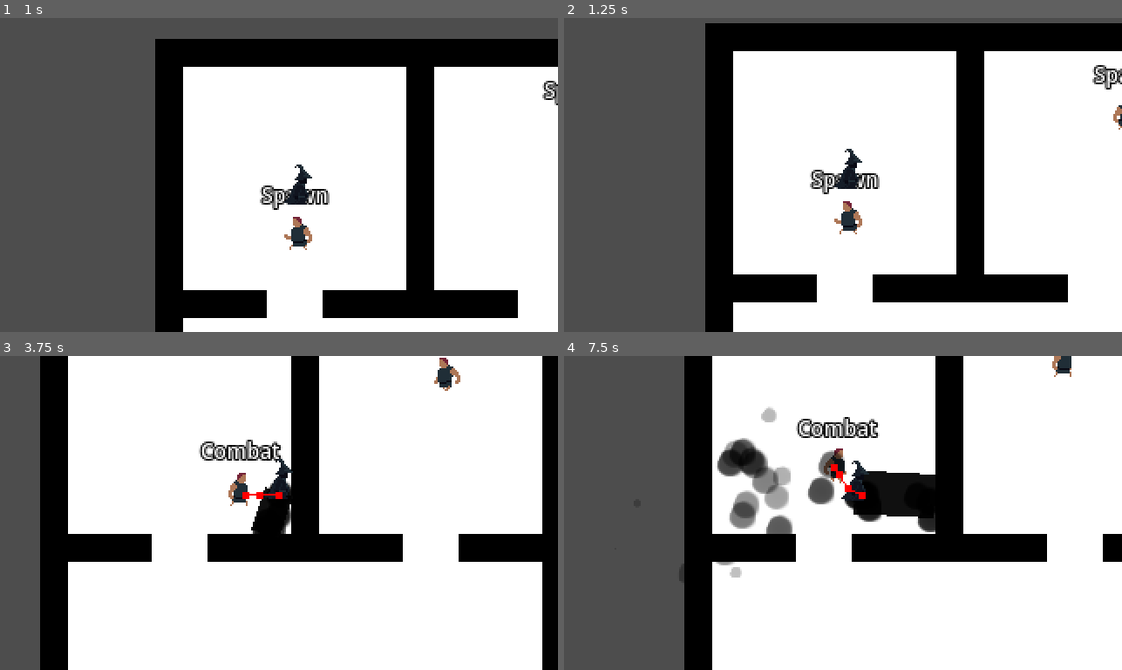
Above: before the commit, frames 1-4 (two rows, left to right).
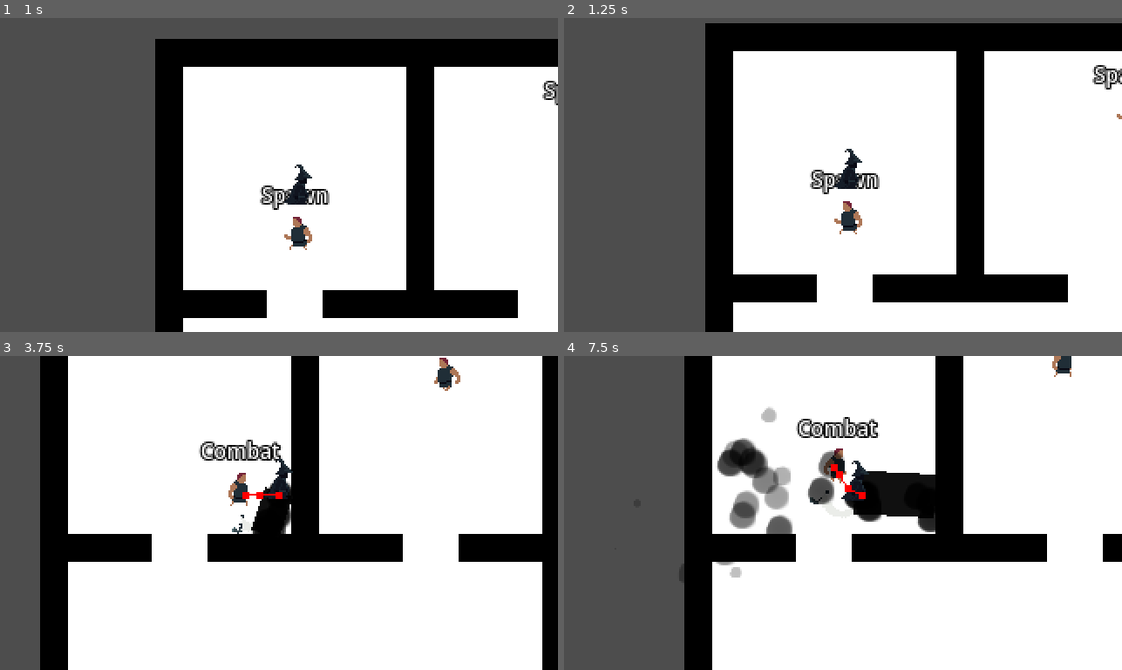
Above: after the commit, the same moments.

Repository: vyxul/Shadow-Eclipse
Game: Godot game, scene res://GameFiles/Scenes/Menu/StartScreen.tscn
Same seed, same stepped clock (60 frames per second), same inputs: the game is played once before the commit and once after it.
Inputs (mouse positions are in pixels of both pictures, inside the frame that each line leads up to):
- Up to frame 1 (1 s): click (239, 266) at 0.5 s
- Up to frame 2 (1.25 s): no input
- Up to frame 3 (3.75 s): move the mouse to (401, 497) at 1.27 s; hold D (right) 1.28-2.03 s; tap R (r) at 1.35, 2.3, 3.6 s; tap X (x) at 1.55, 2.1, 3.05 s; move the mouse to (167, 528) at 2.02 s; hold S (down) 2.03-2.78 s; move the mouse to (334, 443) at 2.77 s; hold D (right) 2.78-3.53 s; click (334, 443) at 2.85 s; move the mouse to (251, 575) at 3.52 s; hold W (up) from 3.53 s (still down)
- Up to frame 4 (7.5 s): move the mouse to (1010, 560) at 4.27 s; release W (up) at 4.28 s; hold A (left) 4.28-5.78 s; right-click (1010, 560) at 4.35 s; tap X (x) at 4.55, 5.85, 7.35 s; move the mouse to (675, 465) at 5.02 s; tap Shift (shift) at 5.1 s; tap R (r) at 5.3, 6.6 s; move the mouse to (870, 513) at 5.77 s; hold S (down) 5.78-6.53 s; move the mouse to (759, 434) at 6.52 s; hold D (right) 6.53-7.28 s; move the mouse to (965, 497) at 7.27 s; hold W (up) from 7.28 s (still down)

Frame 1 is identical in both runs. In frame 2, less than 0.1% of the frame differs, in the area x 98-100%, y 27-36%; in frame 3, less than 0.1%; in frame 4, less than 0.1%.

Commit message:
Added enemy attack to bandit

Diff:
--- a/GameFiles/Game Objects/Characters/NPC/bandit.tscn
+++ b/GameFiles/Game Objects/Characters/NPC/bandit.tscn
@@ -1,9 +1,10 @@
-[gd_scene load_steps=23 format=3 uid="uid://dimxkh5vbaxfx"]
+[gd_scene load_steps=25 format=3 uid="uid://dimxkh5vbaxfx"]
 
 [ext_resource type="Script" path="res://GameFiles/Game Objects/Characters/NPC/npc.gd" id="1_eque4"]
 [ext_resource type="Texture2D" uid="uid://uua45kiiiyr8" path="res://GameFiles/Assets/Art/Enemies/bandit/bandit_spritesheet.png" id="2_esfb5"]
 [ext_resource type="PackedScene" uid="uid://b25iseq2d0dnd" path="res://GameFiles/Game Objects/Components/health_component.tscn" id="2_qnwby"]
 [ext_resource type="PackedScene" uid="uid://crnse58x3gauc" path="res://GameFiles/Game Objects/Components/conversion_component.tscn" id="3_12554"]
+[ext_resource type="PackedScene" uid="uid://c1vd2dg80c1sj" path="res://GameFiles/Game Objects/Components/npc_attack_component.tscn" id="4_ik222"]
 [ext_resource type="PackedScene" uid="uid://ydmxubnmay2o" path="res://GameFiles/Game Objects/Components/hurtbox_component.tscn" id="4_nn6pb"]
 [ext_resource type="PackedScene" uid="uid://bx64g1nxqnxx8" path="res://GameFiles/Game Objects/Components/search_radius.tscn" id="5_46yan"]
 [ext_resource type="PackedScene" uid="uid://bxk0ha72ft7ep" path="res://GameFiles/Scenes/States/state_machine.tscn" id="5_ibxij"]
@@ -40,6 +41,18 @@
 "update": 1,
 "values": [0]
 }
+tracks/2/type = "value"
+tracks/2/imported = false
+tracks/2/enabled = true
+tracks/2/path = NodePath("Sprite2D:modulate")
+tracks/2/interp = 1
+tracks/2/loop_wrap = true
+tracks/2/keys = {
+"times": PackedFloat32Array(0),
+"transitions": PackedFloat32Array(1),
+"update": 0,
+"values": [Color(1, 1, 1, 1)]
+}
 
 [sub_resource type="Animation" id="Animation_erqdk"]
 resource_name = "spawn"
@@ -120,6 +133,18 @@
 "transitions": PackedFloat32Array(1, 1, 1, 1, 1, 1, 1, 1),
 "update": 1,
 "values": [24, 25, 26, 27, 28, 29, 30, 31]
+}
+tracks/1/type = "value"
+tracks/1/imported = false
+tracks/1/enabled = true
+tracks/1/path = NodePath("Sprite2D:modulate")
+tracks/1/interp = 1
+tracks/1/loop_wrap = true
+tracks/1/keys = {
+"times": PackedFloat32Array(0, 0.1, 0.3),
+"transitions": PackedFloat32Array(1, 1, 1),
+"update": 0,
+"values": [Color(1, 1, 1, 1), Color(1, 0, 0, 1), Color(1, 1, 1, 1)]
 }
 
 [sub_resource type="AnimationLibrary" id="AnimationLibrary_ymy1q"]
@@ -136,18 +161,20 @@
 radius = 4.0
 height = 14.0
 
+[sub_resource type="CircleShape2D" id="CircleShape2D_k8qed"]
+radius = 25.0
+
 [sub_resource type="CapsuleShape2D" id="CapsuleShape2D_c2tat"]
 radius = 9.0
 height = 26.0
 
-[node name="bandit" type="CharacterBody2D" node_paths=PackedStringArray("animation_player")]
+[node name="bandit" type="CharacterBody2D"]
 collision_layer = 2
 collision_mask = 3
 motion_mode = 1
 wall_min_slide_angle = 0.0
 script = ExtResource("1_eque4")
 faction = 1
-animation_player = NodePath("AnimationPlayer")
 
 [node name="AnimationPlayer" type="AnimationPlayer" parent="."]
 libraries = {
@@ -162,6 +189,12 @@
 max_health_points = 3
 
 [node name="ConversionComponent" parent="." instance=ExtResource("3_12554")]
+
+[node name="NpcAttackComponent" parent="." instance=ExtResource("4_ik222")]
+attack_scene_path = "res://GameFiles/Game Objects/Characters/NPC/bandit_melee_attack.tscn"
+
+[node name="CollisionShape2D" type="CollisionShape2D" parent="NpcAttackComponent"]
+shape = SubResource("CircleShape2D_k8qed")
 
 [node name="HurtboxComponent" parent="." node_paths=PackedStringArray("health_component") instance=ExtResource("4_nn6pb")]
 collision_layer = 2
@@ -171,7 +204,7 @@
 [node name="CollisionShape2D" type="CollisionShape2D" parent="HurtboxComponent"]
 position = Vector2(0, -5)
 shape = SubResource("CapsuleShape2D_c2tat")
-debug_color = Color(0.992157, 0, 0.235294, 0.419608)
+debug_color = Color(0.839216, 0.384314, 0, 0.207843)
 
 [node name="SearchRadius" parent="." instance=ExtResource("5_46yan")]
 tracked_enemies_range = 110.0
@@ -195,8 +228,9 @@
 [node name="EnemyDeath" type="Node" parent="StateMachine"]
 script = ExtResource("9_rkc4m")
 
-[node name="EnemyCombat" type="Node" parent="StateMachine"]
+[node name="EnemyCombat" type="Node" parent="StateMachine" node_paths=PackedStringArray("npc_attack_component")]
 script = ExtResource("11_13o03")
+npc_attack_component = NodePath("../../NpcAttackComponent")
 move_speed = 20.0
 
 [node name="SpawnState" type="Node" parent="StateMachine"]
@@ -230,3 +264,6 @@
 hframes = 8
 vframes = 4
 region_rect = Rect2(23, 29, 16, 19)
+
+[node name="Marker2D" type="Marker2D" parent="."]
+position = Vector2(0, -2)
--- /dev/null
+++ b/GameFiles/Game Objects/Characters/NPC/bandit_melee_attack.tscn
@@ -0,0 +1,111 @@
+[gd_scene load_steps=8 format=3 uid="uid://bmq5j3ahv2uxn"]
+
+[ext_resource type="PackedScene" uid="uid://dapjt02jspsb" path="res://GameFiles/Game Objects/Components/hitbox_component.tscn" id="1_28x2u"]
+[ext_resource type="Script" path="res://GameFiles/Game Objects/Characters/NPC/npc_attack_scene.gd" id="1_qk60t"]
+[ext_resource type="Texture2D" uid="uid://cxyrfb1sb30ow" path="res://GameFiles/Assets/Art/Enemies/bandit/bandit_axe_attack_spritesheet.png" id="2_xvwvw"]
+
+[sub_resource type="RectangleShape2D" id="RectangleShape2D_0k5uf"]
+size = Vector2(42, 20)
+
+[sub_resource type="Animation" id="Animation_v0fe1"]
+resource_name = "attack"
+length = 0.41
+step = 0.05
+tracks/0/type = "value"
+tracks/0/imported = false
+tracks/0/enabled = true
+tracks/0/path = NodePath(".:frame")
+tracks/0/interp = 1
+tracks/0/loop_wrap = true
+tracks/0/keys = {
+"times": PackedFloat32Array(0, 0.05, 0.1, 0.15, 0.2, 0.25, 0.3, 0.35),
+"transitions": PackedFloat32Array(1, 1, 1, 1, 1, 1, 1, 1),
+"update": 1,
+"values": [0, 1, 2, 3, 4, 5, 6, 7]
+}
+tracks/1/type = "method"
+tracks/1/imported = false
+tracks/1/enabled = true
+tracks/1/path = NodePath("..")
+tracks/1/interp = 1
+tracks/1/loop_wrap = true
+tracks/1/keys = {
+"times": PackedFloat32Array(0.4, 0.41),
+"transitions": PackedFloat32Array(1, 1),
+"values": [{
+"args": [],
+"method": &"emit_finished"
+}, {
+"args": [],
+"method": &"queue_free"
+}]
+}
+tracks/2/type = "value"
+tracks/2/imported = false
+tracks/2/enabled = true
+tracks/2/path = NodePath("../HitboxComponent/CollisionShape2D:disabled")
+tracks/2/interp = 1
+tracks/2/loop_wrap = true
+tracks/2/keys = {
+"times": PackedFloat32Array(0.1, 0.3),
+"transitions": PackedFloat32Array(1, 1),
+"update": 1,
+"values": [false, true]
+}
+
+[sub_resource type="Animation" id="Animation_n11v8"]
+length = 0.001
+tracks/0/type = "value"
+tracks/0/imported = false
+tracks/0/enabled = true
+tracks/0/path = NodePath(".:frame")
+tracks/0/interp = 1
+tracks/0/loop_wrap = true
+tracks/0/keys = {
+"times": PackedFloat32Array(0),
+"transitions": PackedFloat32Array(1),
+"update": 1,
+"values": [0]
+}
+tracks/1/type = "value"
+tracks/1/imported = false
+tracks/1/enabled = true
+tracks/1/path = NodePath("../HitboxComponent/CollisionShape2D:disabled")
+tracks/1/interp = 1
+tracks/1/loop_wrap = true
+tracks/1/keys = {
+"times": PackedFloat32Array(0),
+"transitions": PackedFloat32Array(1),
+"update": 1,
+"values": [true]
+}
+
+[sub_resource type="AnimationLibrary" id="AnimationLibrary_hl5b4"]
+_data = {
+"RESET": SubResource("Animation_n11v8"),
+"attack": SubResource("Animation_v0fe1")
+}
+
+[node name="BanditMeleeAttack" type="Node2D"]
+script = ExtResource("1_qk60t")
+
+[node name="HitboxComponent" parent="." instance=ExtResource("1_28x2u")]
+collision_layer = 0
+collision_mask = 10
+
+[node name="CollisionShape2D" type="CollisionShape2D" parent="HitboxComponent"]
+position = Vector2(1, -10)
+shape = SubResource("RectangleShape2D_0k5uf")
+disabled = true
+
+[node name="AnimationPlayer" type="AnimationPlayer" parent="."]
+root_node = NodePath("../Sprite2D")
+libraries = {
+"": SubResource("AnimationLibrary_hl5b4")
+}
+
+[node name="Sprite2D" type="Sprite2D" parent="."]
+position = Vector2(-5, 0)
+rotation = -1.5708
+texture = ExtResource("2_xvwvw")
+hframes = 8
--- a/GameFiles/Game Objects/Characters/NPC/npc.gd
+++ b/GameFiles/Game Objects/Characters/NPC/npc.gd
@@ -2,9 +2,9 @@
 class_name NonPlayerCharacter
 
 @export var faction: GameData.Factions
+@export var attack_component: NpcAttackComponent
 
-@export var animation_player: AnimationPlayer
-
+@onready var marker_2d = $Marker2D
 
 func _process(delta):
 	move_and_slide()
@@ -19,7 +19,7 @@
 
 
 func get_animation_player() -> AnimationPlayer:
-	return animation_player
+	return $AnimationPlayer
 
 
 func get_navigation_agent() -> NavigationAgent2D:
@@ -32,3 +32,7 @@
 
 func get_conversion_component() -> ConversionComponent:
 	return $ConversionComponent
+
+
+func get_weapon_origin():
+	return marker_2d.global_position
--- /dev/null
+++ b/GameFiles/Game Objects/Characters/NPC/npc_attack_scene.gd
@@ -0,0 +1,44 @@
+extends Node2D
+class_name NpcAttackScene
+
+signal finished
+
+const extension_range = 8
+
+var attack_damage: int = 0
+var attack_faction: GameData.Factions
+
+
+func set_damage(dmg: int):
+	attack_damage = dmg
+
+
+func get_damage():
+	return attack_damage
+
+
+func set_faction(faction: GameData.Factions):
+	attack_faction = faction
+
+
+func get_faction() -> GameData.Factions:
+	return attack_faction
+
+
+func set_attack_position(this_entity: NonPlayerCharacter, target: CharacterBody2D):
+	var entity_position = this_entity.get_weapon_origin() as Vector2
+	var weapon_direction = entity_position.direction_to(target.position)
+	var weapon_position = entity_position + (weapon_direction * extension_range)
+	var weapon_angle = weapon_direction.angle()
+	global_position = weapon_position
+	rotation = weapon_angle + (PI/2)
+
+
+func attack(this_entity: NonPlayerCharacter, target: CharacterBody2D):
+	set_attack_position(this_entity, target)
+	var animation_player = $AnimationPlayer as AnimationPlayer
+	animation_player.play("attack")
+
+
+func emit_finished():
+	finished.emit()
--- /dev/null
+++ b/GameFiles/Game Objects/Characters/NPC/npc_attack_scene.tscn
@@ -0,0 +1,6 @@
+[gd_scene load_steps=2 format=3 uid="uid://rvsipgr7qdp1"]
+
+[ext_resource type="Script" path="res://GameFiles/Game Objects/Characters/NPC/npc_attack_scene.gd" id="1_sxixg"]
+
+[node name="NpcAttackScene" type="Node2D"]
+script = ExtResource("1_sxixg")
--- a/GameFiles/Game Objects/Characters/Player/player.tscn
+++ b/GameFiles/Game Objects/Characters/Player/player.tscn
@@ -94,3 +94,4 @@
 region_rect = Rect2(7, 169, 16, 23)
 
 [node name="NavigationAgent2D" type="NavigationAgent2D" parent="."]
+path_desired_distance = 8.0
--- a/GameFiles/Game Objects/Characters/Player/player_melee_attack.gd
+++ b/GameFiles/Game Objects/Characters/Player/player_melee_attack.gd
@@ -3,6 +3,7 @@
 const extension_range = 8
 
 var melee_attack_damage: int = 0
+var attack_faction: GameData.Factions
 
 
 #func _process(delta):
@@ -17,6 +18,14 @@
 	return melee_attack_damage
 
 
+func set_faction(faction: GameData.Factions):
+	attack_faction = faction
+
+
+func get_faction() -> GameData.Factions:
+	return attack_faction
+
+
 func set_attack_position():
 	var player = get_tree().get_first_node_in_group("player")
 	var player_position = player.get_weapon_origin() as Vector2
--- a/GameFiles/Game Objects/Characters/Player/player_melee_controller.gd
+++ b/GameFiles/Game Objects/Characters/Player/player_melee_controller.gd
@@ -9,4 +9,5 @@
 	var player_melee_attack_instance = player_melee_attack.instantiate()
 	player_sprite.add_child(player_melee_attack_instance)
 	player_melee_attack_instance.set_damage(melee_attack_damage)
+	player_melee_attack_instance.set_faction(GameData.Factions.SHADOW)
 	player_melee_attack_instance.attack()
--- a/GameFiles/Game Objects/Components/conversion_component.tscn
+++ b/GameFiles/Game Objects/Components/conversion_component.tscn
@@ -4,6 +4,3 @@
 
 [node name="ConversionComponent" type="Node"]
 script = ExtResource("1_xcnp2")
-max_conversion_hp = null
-current_conversion_hp = null
-start_at_max_conversion_hp = null
--- a/GameFiles/Game Objects/Components/hitbox_component.gd
+++ b/GameFiles/Game Objects/Components/hitbox_component.gd
@@ -5,6 +5,9 @@
 
 func _on_area_entered(area):
 	if area is HurtboxComponent:
-		var weapon_damage = owner.get_damage()
-		area.damage(weapon_damage)
-		enemy_hit.emit()
+		var this_faction = get_parent().get_faction()
+		var that_faction = area.get_faction()
+		if !GameData.is_faction_ally(this_faction, that_faction):
+			var weapon_damage = owner.get_damage()
+			area.damage(weapon_damage)
+			enemy_hit.emit()
--- a/GameFiles/Game Objects/Components/hurtbox_component.gd
+++ b/GameFiles/Game Objects/Components/hurtbox_component.gd
@@ -12,3 +12,7 @@
 
 	health_component.damage(dmg)
 	hurt.emit()
+
+
+func get_faction() -> GameData.Factions:
+	return get_parent().get_faction()
--- /dev/null
+++ b/GameFiles/Game Objects/Components/npc_attack_component.gd
@@ -0,0 +1,36 @@
+extends Area2D
+class_name NpcAttackComponent
+
+signal attack_finished
+
+@export var attack_scene_path: String
+
+@export var attack_damage: int = 1
+
+@onready var this_entity: NonPlayerCharacter = get_parent()
+
+var attack_scene
+var attack_set: bool = false
+
+
+func _ready():
+	attack_scene = load(attack_scene_path)
+	if attack_scene:
+		attack_set = true
+
+
+func attack(target: CharacterBody2D):
+	if attack_set:
+		#print_debug("npc attacking")
+		var attack_scene_instance = attack_scene.instantiate()
+		add_child(attack_scene_instance)
+		attack_scene_instance.set_damage(attack_damage)
+		attack_scene_instance.set_faction(this_entity.faction)
+		attack_scene_instance.attack(this_entity, target)
+		await attack_scene_instance.finished
+		attack_finished.emit()
+
+
+func is_body_in_attack_range(body: CharacterBody2D):
+	var overlapping_bodies = get_overlapping_bodies()
+	return overlapping_bodies.has(body)
--- /dev/null
+++ b/GameFiles/Game Objects/Components/npc_attack_component.tscn
@@ -0,0 +1,8 @@
+[gd_scene load_steps=2 format=3 uid="uid://c1vd2dg80c1sj"]
+
+[ext_resource type="Script" path="res://GameFiles/Game Objects/Components/npc_attack_component.gd" id="1_5b3qc"]
+
+[node name="NpcAttackComponent" type="Area2D"]
+collision_layer = 0
+collision_mask = 10
+script = ExtResource("1_5b3qc")
--- a/GameFiles/Game Objects/Components/search_radius.tscn
+++ b/GameFiles/Game Objects/Components/search_radius.tscn
@@ -17,7 +17,7 @@
 
 [node name="Tracked_Enemies_CollisionShape2D" type="CollisionShape2D" parent="Tracked_Enemies_Area2D"]
 shape = SubResource("CircleShape2D_2llua")
-debug_color = Color(0, 0.631373, 0.454902, 0.419608)
+debug_color = Color(0, 0, 0, 0.113725)
 
 [node name="Discovery_Area2D" type="Area2D" parent="."]
 collision_layer = 0
@@ -25,7 +25,7 @@
 
 [node name="Discovery_CollisionShape2D" type="CollisionShape2D" parent="Discovery_Area2D"]
 shape = SubResource("CircleShape2D_26jxf")
-debug_color = Color(0.960784, 0, 0.517647, 0.419608)
+debug_color = Color(0.898039, 0, 0, 0.113725)
 
 [node name="RayCast2D" type="RayCast2D" parent="."]
 modulate = Color(0, 0, 1, 1)
--- /dev/null
+++ b/GameFiles/Scenes/States/AttackState.gd
@@ -0,0 +1,2 @@
+extends State
+class_name AttackState
--- a/GameFiles/Scenes/States/EnemyCombat.gd
+++ b/GameFiles/Scenes/States/EnemyCombat.gd
@@ -1,29 +1,28 @@
 extends State
 class_name EnemyCombat
 
+@export var npc_attack_component: NpcAttackComponent
 @export var move_speed: float = 50
+@export var attack_cooldown: float = 1
 
 var focus_target: CharacterBody2D
 var this_entity: NonPlayerCharacter
 var this_search_radius: SearchRadius
 var this_navigation_agent: NavigationAgent2D
 var this_navigation_timer: Timer
+var attack_cd_timer: float = 0
 
 var in_combat: bool = false
+var is_setup: bool = false
+var is_attacking: bool = false
 
 func enter():
-	# for now using player as focus target
-	# later can search through search_radius array for closest enemy faction entity
-	this_entity = get_parent().get_this_entity() as NonPlayerCharacter
-	this_navigation_agent = this_entity.get_navigation_agent() as NavigationAgent2D
-	this_navigation_timer = this_entity.get_navigation_timer() as Timer
-	this_search_radius = get_parent().get_search_radius() as SearchRadius
-	focus_target = this_search_radius.get_closest_tracked_enemy() as CharacterBody2D
+	if !is_setup:
+		setup()
+
 	get_parent().get_animation_player().play("walk")
 
 	get_parent().get_state_label().text = "Combat"
-	get_parent().get_search_radius().not_tracking_enemy.connect(on_not_tracking_enemy)
-	this_navigation_timer.timeout.connect(on_navigation_timer_timeout)
 
 	in_combat = true
 	this_navigation_timer.start()
@@ -39,6 +38,14 @@
 func update(delta):
 	focus_target = this_search_radius.get_closest_tracked_enemy()
 
+	if !is_attacking:
+		attack_cd_timer -= delta
+
+	if npc_attack_component.is_body_in_attack_range(focus_target) && (attack_cd_timer <= 0):
+		is_attacking = true
+		npc_attack_component.attack(focus_target)
+		attack_cd_timer = attack_cooldown
+
 
 func physics_update(delta):
 	#var move_direction = focus_target.global_position - this_entity.global_position
@@ -49,13 +56,27 @@
 	this_entity.get_sprite().flip_h = this_entity.velocity.x < 0
 
 
+func setup():
+	this_entity = get_parent().get_this_entity() as NonPlayerCharacter
+	this_navigation_agent = this_entity.get_navigation_agent() as NavigationAgent2D
+	this_navigation_timer = this_entity.get_navigation_timer() as Timer
+	this_search_radius = get_parent().get_search_radius() as SearchRadius
+	focus_target = this_search_radius.get_closest_tracked_enemy() as CharacterBody2D
+
+	get_parent().get_search_radius().not_tracking_enemy.connect(on_not_tracking_enemy)
+	this_navigation_timer.timeout.connect(on_navigation_timer_timeout)
+	npc_attack_component.attack_finished.connect(on_attack_finished)
+
+	is_setup = true
+
+
 func make_path() -> void:
 	this_navigation_agent.target_position = focus_target.global_position
 
 
 func on_not_tracking_enemy():
 	transitioned.emit(self, "enemyidle")
-	print_debug("Transitioning from combat to idle")
+	#print_debug("Transitioning from combat to idle")
 
 
 func on_navigation_timer_timeout():
@@ -63,3 +84,7 @@
 		return
 
 	make_path()
+
+
+func on_attack_finished():
+	is_attacking = false
--- a/GameFiles/Scenes/States/EnemyDeath.gd
+++ b/GameFiles/Scenes/States/EnemyDeath.gd
@@ -3,11 +3,12 @@
 
 
 func enter():
-	var enemy = get_parent().get_this_entity()
-	print_debug(enemy.name + " entered EnemyDeath state")
+	var this_entity = get_parent().get_this_entity()
+	this_entity.velocity = Vector2.ZERO
+	print_debug(this_entity.name + " entered EnemyDeath state")
 	var animation_player = get_parent().get_animation_player()
 	animation_player.play("death")
 
 	await animation_player.animation_finished
-	if enemy:
-		enemy.queue_free()
+	if this_entity:
+		this_entity.queue_free()
--- a/GameFiles/Scenes/States/FollowState.gd
+++ b/GameFiles/Scenes/States/FollowState.gd
@@ -5,6 +5,7 @@
 
 var this_entity: NonPlayerCharacter
 var this_conversion_component: ConversionComponent
+var this_animation_player: AnimationPlayer
 var follow_marker: Marker2D
 var player: Player
 var this_navigation_agent: NavigationAgent2D
@@ -19,28 +20,33 @@
 		setup()
 
 	get_parent().get_state_label().text = "Follow"
+	this_animation_player.play("walk")
 
 	is_following = true
 	this_navigation_timer.start()
 
 
 func exit():
+	this_animation_player.stop()
 	is_following = false
 
 
 func physics_update(delta):
 	#var move_direction = focus_target.global_position - this_entity.global_position
-	#this_entity.velocity = move_direction.normalized() * move_speed
+	#this_entity.velocity = moved_direction.normalized() * move_speed
 
 	var move_direction = this_entity.to_local(this_navigation_agent.get_next_path_position()).normalized()
 	this_entity.velocity = move_direction * move_speed
+	this_entity.get_sprite().flip_h = this_entity.velocity.x < 0
+
 
 
 func setup():
-	this_entity = get_parent().get_this_entity()
+	this_entity = get_parent().get_this_entity() as NonPlayerCharacter
 	this_entity.faction = GameData.Factions.SHADOW
 	this_entity.collision_layer = 8
 	this_conversion_component = get_parent().get_conversion_component() as ConversionComponent
+	this_animation_player = get_parent().get_animation_player() as AnimationPlayer
 	follow_marker = this_conversion_component.follow_marker as Marker2D
 	player = this_conversion_component.player as Player
 
Binary file added: GameFiles/Assets/Art/Enemies/bandit/bandit_axe_attack_spritesheet.png
Not shown, added: GameFiles/Assets/Art/Enemies/bandit/bandit_axe_attack_spritesheet.png.import
